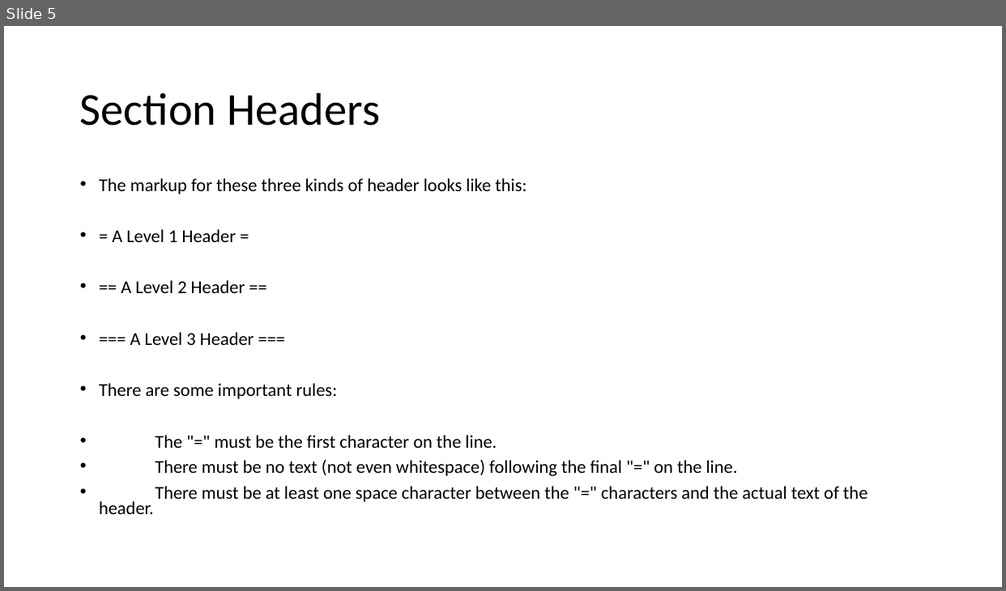
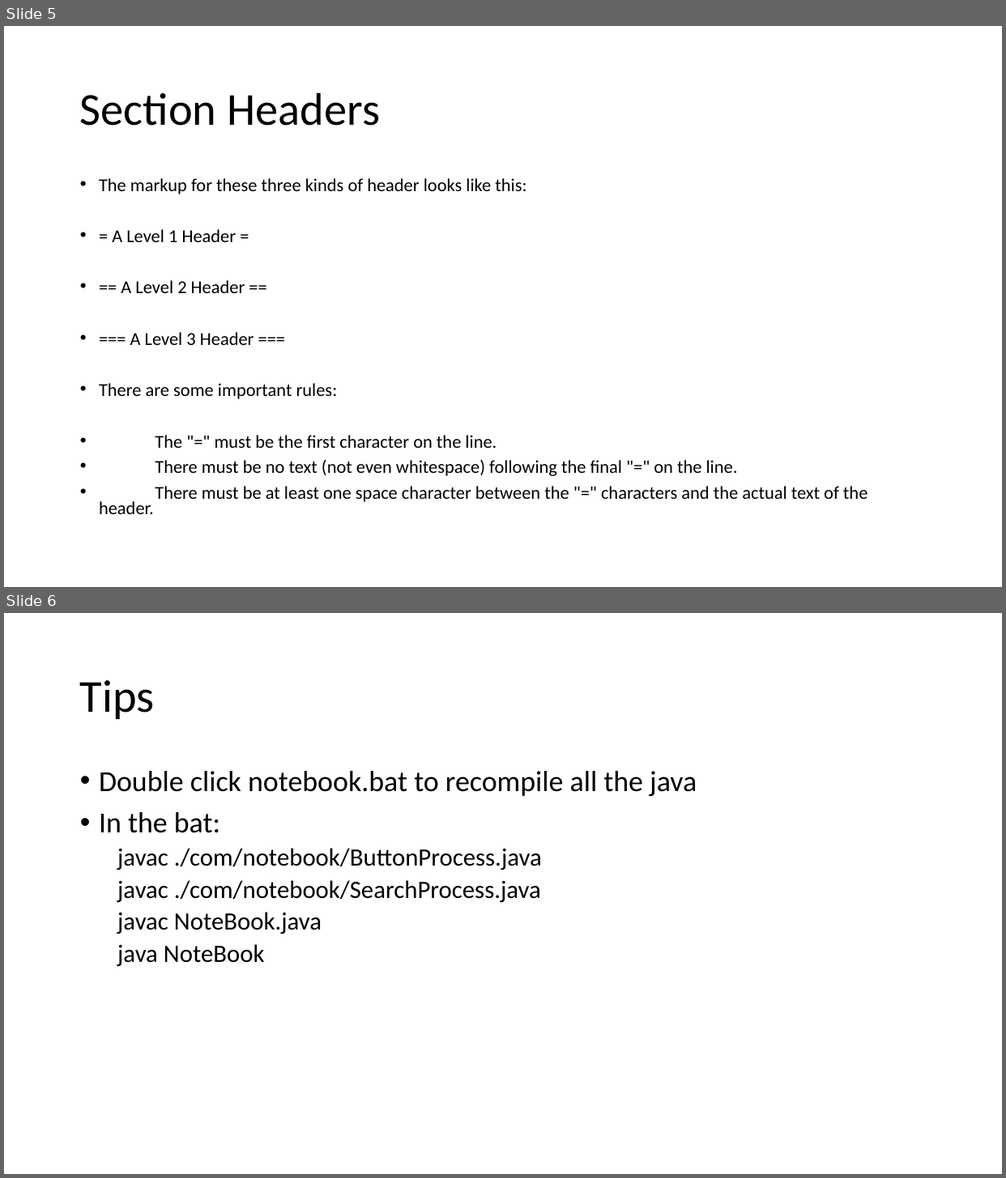
Before and after one commit to unlimitgit/NoteBook, a slide deck: record.pptx. Shown one above the other, each under a label of ours: slide 5 before the commit, slides 5 and 6 after it. The pictures are 1006x591 and 1006x1178 pixels, drawn with LibreOffice and Linux fonts; fonts in the diff are those of the drawing. Boxes give left, top, right and bottom in pixels: in the first picture for what was removed or moved away, otherwise in the second. Text is boxed around its words. In the diff, an @@ line names an element or a change of style, - is before the commit and + after.

```diff
--- a/record.pptx
+++ b/record.pptx
@@ slide 6 added at (4,613,1002,1174), background #FFFFFF @@
@@ title added at (80,680,155,719), 44 pt, text #000000 @@
+Tips
@@ text added at (99,771,697,967), 24 pt, text #000000 @@
+• Double click notebook.bat to recompile all the java
+• In the bat:
+  javac ./com/notebook/ButtonProcess.java
+  javac ./com/notebook/SearchProcess.java
+  javac NoteBook.java
+  java NoteBook
```
Also in this commit, not shown: 2 other files.
